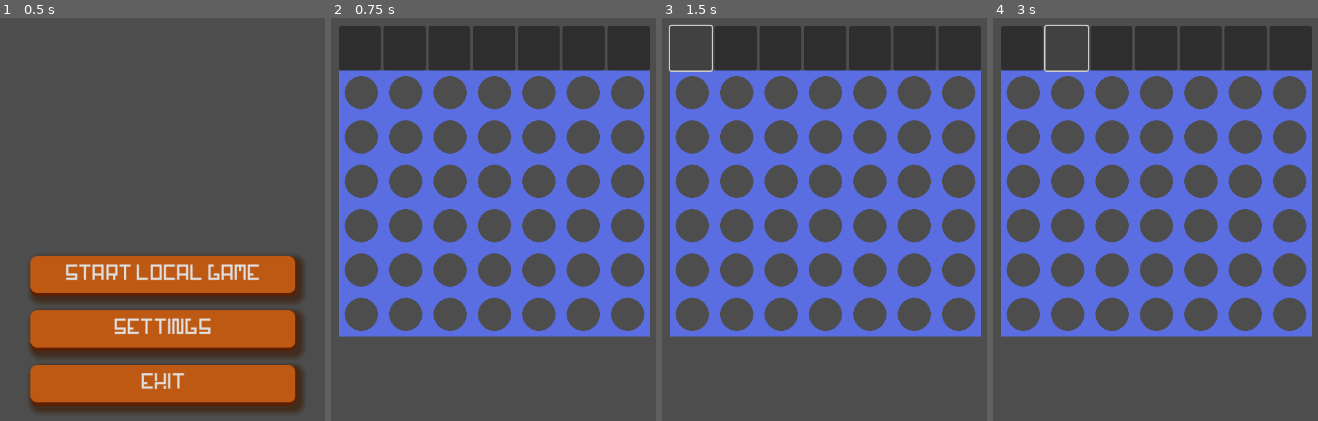
Above: before the commit, frames 1-4 (left to right).
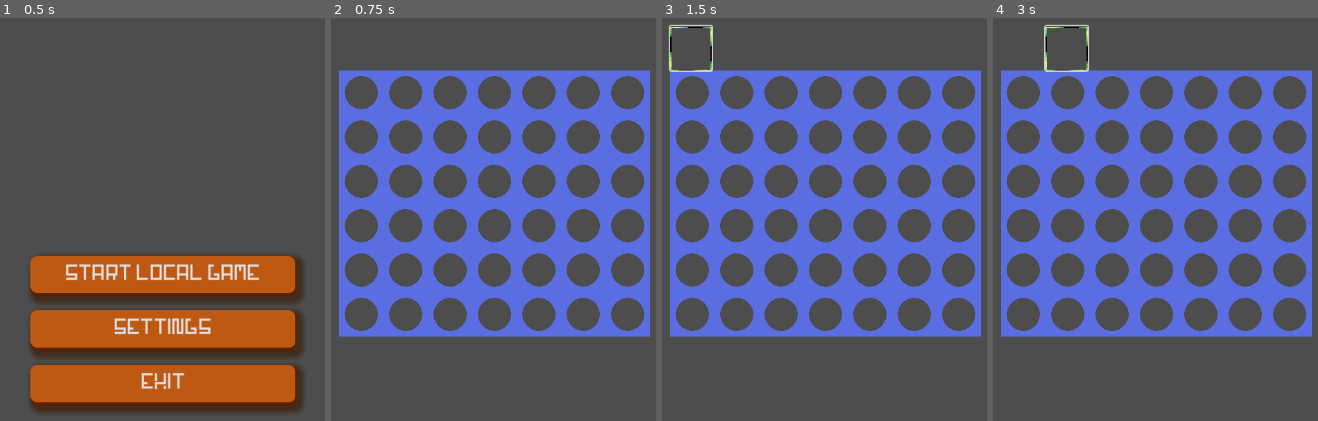
Above: after the commit, the same moments.

Repository: BenSidiAlessio/Connect4
Game: Godot game, scene res://Scenes/game_manager.tscn
Same seed, same stepped clock (60 frames per second), same inputs: the game is played once before the commit and once after it.
Inputs (mouse positions are in pixels of both pictures, inside the frame that each line leads up to):
- Up to frame 1 (0.5 s): no input
- Up to frame 2 (0.75 s): click "START LOCAL GAME" at 0.5 s
- Up to frame 3 (1.5 s): click (691, 50) at 1.27 s
- Up to frame 4 (3 s): click (1022, 50) at 2.02 s; click (1067, 50) at 2.77 s

Frame 1 is identical in both runs. In frame 2, 9.8% of the frame differs, in the area x 2-99%, y 1-13%; in frame 3, 8.6%; in frame 4, 8.6%.

Commit message:
Endled the focus on colums grid buttons

Diff:
--- a/Scenes/BoardGame/game_board_manager.tscn
+++ b/Scenes/BoardGame/game_board_manager.tscn
@@ -1,6 +1,16 @@
-[gd_scene load_steps=2 format=3 uid="uid://cmvor112fuyif"]
+[gd_scene load_steps=6 format=3 uid="uid://cmvor112fuyif"]
 
 [ext_resource type="Script" path="res://Scenes/BoardGame/game_board_manager.gd" id="1_dk1i4"]
+[ext_resource type="Texture2D" uid="uid://br3jg4n4djraf" path="res://Assets/UIAssets/02.png" id="2_qnjs0"]
+
+[sub_resource type="StyleBoxTexture" id="StyleBoxTexture_ixfc1"]
+texture = ExtResource("2_qnjs0")
+region_rect = Rect2(-0.106155, 47.5874, 32.0508, 32.0508)
+
+[sub_resource type="StyleBoxFlat" id="StyleBoxFlat_txs4c"]
+
+[sub_resource type="StyleBoxFlat" id="StyleBoxFlat_sija2"]
+bg_color = Color(0.6, 0.6, 0.6, 0)
 
 [node name="GameBoardManager" type="Node2D"]
 script = ExtResource("1_dk1i4")
@@ -40,60 +50,81 @@
 offset_right = 800.0
 offset_bottom = 132.0
 
-[node name="Button" type="Button" parent="Control/HBoxContainer"]
+[node name="ColumnButton" type="Button" parent="Control/HBoxContainer"]
 layout_mode = 2
 size_flags_horizontal = 3
-focus_neighbor_left = NodePath("../Button2")
-focus_next = NodePath("../Button2")
+focus_neighbor_left = NodePath("../ColumnButton2")
+focus_next = NodePath("../ColumnButton2")
 theme_override_colors/font_hover_pressed_color = Color(0, 0, 0, 0)
+theme_override_styles/hover = SubResource("StyleBoxTexture_ixfc1")
+theme_override_styles/normal_mirrored = SubResource("StyleBoxFlat_txs4c")
+theme_override_styles/normal = SubResource("StyleBoxFlat_sija2")
 
-[node name="Button2" type="Button" parent="Control/HBoxContainer"]
+[node name="ColumnButton2" type="Button" parent="Control/HBoxContainer"]
 layout_mode = 2
 size_flags_horizontal = 3
-focus_neighbor_left = NodePath("../Button")
-focus_neighbor_right = NodePath("../Button3")
-focus_next = NodePath("../Button3")
-focus_previous = NodePath("../Button")
+focus_neighbor_left = NodePath("../ColumnButton")
+focus_neighbor_right = NodePath("../ColumnButton3")
+focus_next = NodePath("../ColumnButton3")
+focus_previous = NodePath("../ColumnButton")
 theme_override_colors/font_hover_pressed_color = Color(0, 0, 0, 0)
+theme_override_styles/hover = SubResource("StyleBoxTexture_ixfc1")
+theme_override_styles/normal_mirrored = SubResource("StyleBoxFlat_txs4c")
+theme_override_styles/normal = SubResource("StyleBoxFlat_sija2")
 
-[node name="Button3" type="Button" parent="Control/HBoxContainer"]
+[node name="ColumnButton3" type="Button" parent="Control/HBoxContainer"]
 layout_mode = 2
 size_flags_horizontal = 3
-focus_neighbor_left = NodePath("../Button2")
-focus_neighbor_right = NodePath("../Button4")
-focus_next = NodePath("../Button2")
-focus_previous = NodePath("../Button4")
+focus_neighbor_left = NodePath("../ColumnButton2")
+focus_neighbor_right = NodePath("../ColumnButton4")
+focus_next = NodePath("../ColumnButton2")
+focus_previous = NodePath("../ColumnButton4")
 theme_override_colors/font_hover_pressed_color = Color(0, 0, 0, 0)
+theme_override_styles/hover = SubResource("StyleBoxTexture_ixfc1")
+theme_override_styles/normal_mirrored = SubResource("StyleBoxFlat_txs4c")
+theme_override_styles/normal = SubResource("StyleBoxFlat_sija2")
 
-[node name="Button4" type="Button" parent="Control/HBoxContainer"]
+[node name="ColumnButton4" type="Button" parent="Control/HBoxContainer"]
 layout_mode = 2
 size_flags_horizontal = 3
-focus_neighbor_left = NodePath("../Button3")
-focus_neighbor_right = NodePath("../Button5")
-focus_next = NodePath("../Button3")
-focus_previous = NodePath("../Button5")
+focus_neighbor_left = NodePath("../ColumnButton3")
+focus_neighbor_right = NodePath("../ColumnButton5")
+focus_next = NodePath("../ColumnButton3")
+focus_previous = NodePath("../ColumnButton5")
 theme_override_colors/font_hover_pressed_color = Color(0, 0, 0, 0)
+theme_override_styles/hover = SubResource("StyleBoxTexture_ixfc1")
+theme_override_styles/normal_mirrored = SubResource("StyleBoxFlat_txs4c")
+theme_override_styles/normal = SubResource("StyleBoxFlat_sija2")
 
-[node name="Button5" type="Button" parent="Control/HBoxContainer"]
+[node name="ColumnButton5" type="Button" parent="Control/HBoxContainer"]
 layout_mode = 2
 size_flags_horizontal = 3
-focus_neighbor_left = NodePath("../Button4")
-focus_neighbor_right = NodePath("../Button6")
-focus_next = NodePath("../Button4")
-focus_previous = NodePath("../Button6")
+focus_neighbor_left = NodePath("../ColumnButton4")
+focus_neighbor_right = NodePath("../ColumnButton6")
+focus_next = NodePath("../ColumnButton4")
+focus_previous = NodePath("../ColumnButton6")
 theme_override_colors/font_hover_pressed_color = Color(0, 0, 0, 0)
+theme_override_styles/hover = SubResource("StyleBoxTexture_ixfc1")
+theme_override_styles/normal_mirrored = SubResource("StyleBoxFlat_txs4c")
+theme_override_styles/normal = SubResource("StyleBoxFlat_sija2")
 
-[node name="Button6" type="Button" parent="Control/HBoxContainer"]
+[node name="ColumnButton6" type="Button" parent="Control/HBoxContainer"]
 layout_mode = 2
 size_flags_horizontal = 3
-focus_neighbor_left = NodePath("../Button5")
-focus_neighbor_right = NodePath("../Button7")
-focus_next = NodePath("../Button5")
-focus_previous = NodePath("../Button7")
+focus_neighbor_left = NodePath("../ColumnButton5")
+focus_neighbor_right = NodePath("../ColumnButton7")
+focus_next = NodePath("../ColumnButton5")
+focus_previous = NodePath("../ColumnButton7")
 theme_override_colors/font_hover_pressed_color = Color(0, 0, 0, 0)
+theme_override_styles/hover = SubResource("StyleBoxTexture_ixfc1")
+theme_override_styles/normal_mirrored = SubResource("StyleBoxFlat_txs4c")
+theme_override_styles/normal = SubResource("StyleBoxFlat_sija2")
 
-[node name="Button7" type="Button" parent="Control/HBoxContainer"]
+[node name="ColumnButton7" type="Button" parent="Control/HBoxContainer"]
 layout_mode = 2
 size_flags_horizontal = 3
-focus_neighbor_left = NodePath("../Button6")
-focus_previous = NodePath("../Button6")
+focus_neighbor_left = NodePath("../ColumnButton6")
+focus_previous = NodePath("../ColumnButton6")
+theme_override_styles/hover = SubResource("StyleBoxTexture_ixfc1")
+theme_override_styles/normal_mirrored = SubResource("StyleBoxFlat_txs4c")
+theme_override_styles/normal = SubResource("StyleBoxFlat_sija2")
